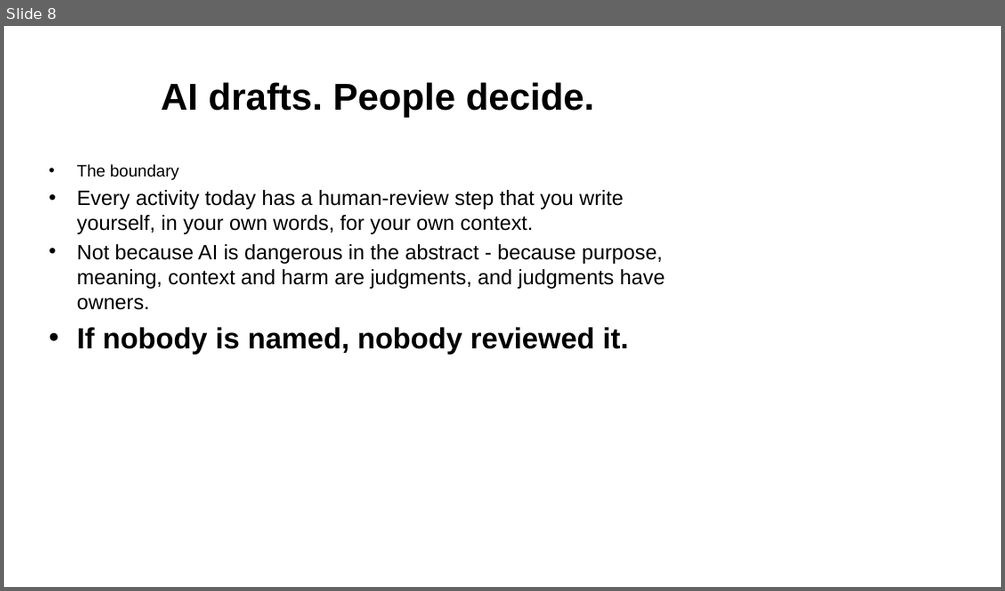
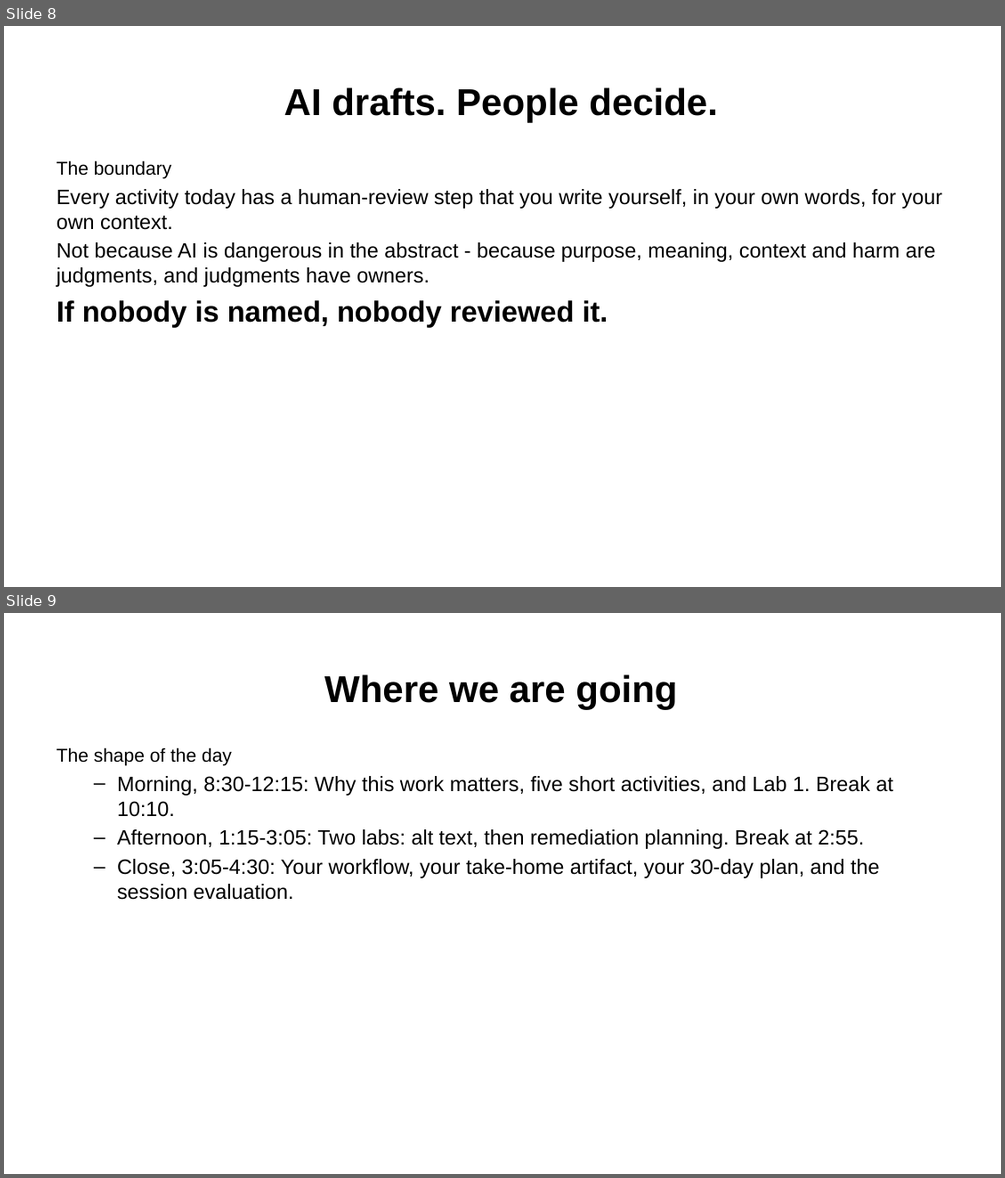
Before and after one commit to Community-Access/glow, a slide deck: docs/ahg-2026/slides.pptx. Shown one above the other, each under a label of ours: slide 8 before the commit, slides 8 and 9 after it. The pictures are 1005x591 and 1005x1178 pixels, drawn with LibreOffice and Linux fonts; fonts in the diff are those of the drawing. Boxes give left, top, right and bottom in pixels: in the first picture for what was removed or moved away, otherwise in the second. Text is boxed around its words. In the diff, an @@ line names an element or a change of style, - is before the commit and + after.

```diff
--- a/docs/ahg-2026/slides.pptx
+++ b/docs/ahg-2026/slides.pptx
@@ slide 9 added at box(4, 613, 1001, 1174), background #FFFFFF @@
@@ title added at box(324, 674, 677, 710), 36 pt, text #000000, bold @@
+Where we are going
@@ text added at box(57, 747, 893, 900), 20 pt, text #000000 @@
+The shape of the day
+  – Morning, 8:30-12:15: Why this work matters, five short activities, and Lab 1. Break at 10:10.
+  – Afternoon, 1:15-3:05: Two labs: alt text, then remediation planning. Break at 2:55.
+  – Close, 3:05-4:30: Your workflow, your take-home artifact, your 30-day plan, and the session evaluation.
@@ slide 8 changed as well @@
@@ title "AI drafts. People decide.": place and size @@
-title "AI drafts. People decide." at box(161, 82, 595, 118)
+title "AI drafts. People decide." at box(284, 87, 718, 123)
@@ text "The boundary": place and size @@
-text "The boundary" at box(77, 164, 665, 354)
+text "The boundary" at box(57, 160, 942, 327)
@@ text "The boundary" at box(57, 160, 942, 327): size 16 to 18 pt in "The boundary"; bullet • to none @@
```
Also in this commit, not shown: 28 other slides changed, 1 slide removed, 20 other files.
